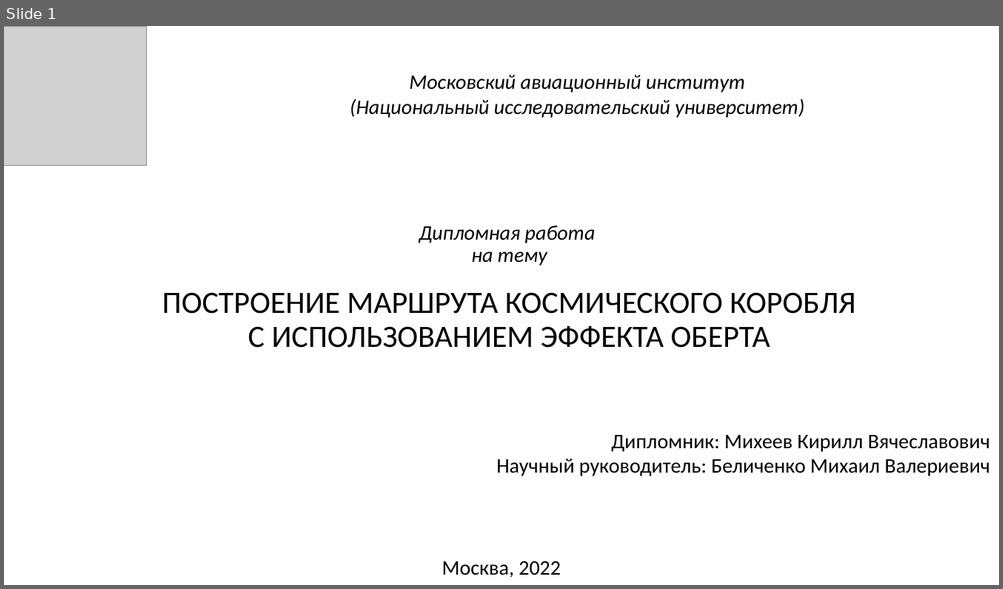
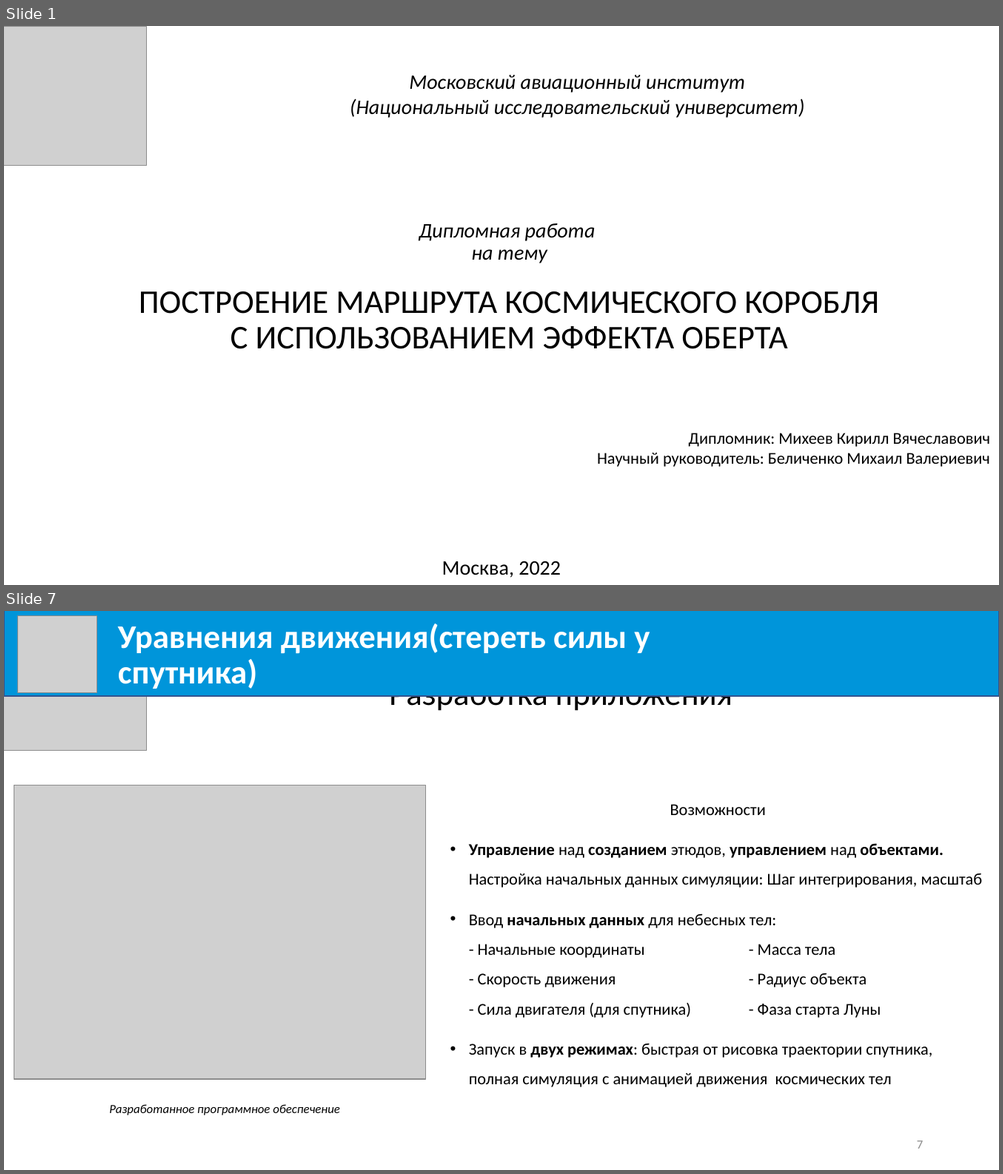
Before and after one commit to Milirik/diploma, a slide deck: Mikheev-K_V.pptx. Shown one above the other, each under a label of ours: slide 1 before the commit, slides 1 and 7 after it; the slides between them are not shown. The pictures are 1003x589 and 1003x1174 pixels, drawn with LibreOffice and Linux fonts; fonts in the diff are those of the drawing; grey boxes stand for pictures. Boxes give left, top, right and bottom in pixels: in the first picture for what was removed or moved away, otherwise in the second. Text is boxed around its words. In the diff, an @@ line names an element or a change of style, - is before the commit and + after.

```diff
--- a/Mikheev-K_V.pptx
+++ b/Mikheev-K_V.pptx
@@ slide 7 added at [4,611,999,1170], background #FFFFFF @@
@@ picture added at [4,612,147,751] @@
@@ rectangle added at [4,611,999,696], fill #0095DA, outline #325491 1 pt @@
@@ picture added at [17,616,97,693] @@
@@ text added at [118,624,649,689], 32 pt, text #FFFFFF, bold @@
+Уравнения движения(стереть силы у спутника)
@@ title added at [389,695,732,714], 32 pt, text #000000 @@
+Разработка приложения
@@ picture added at [14,786,426,1079] @@
@@ text added at [469,804,982,1088], 16 pt, text #000000 @@
+Возможности
+• Управление над созданием этюдов, управлением над объектами.
+  Настройка начальных данных симуляции: Шаг интегрирования, масштаб
+• Ввод начальных данных для небесных тел:
+  - Начальные координаты - Масса тела
+  - Скорость движения - Радиус объекта
+  - Сила двигателя (для спутника) - Фаза старта Луны
+• Запуск в двух режимах: быстрая от рисовка траектории спутника, полная симуляция с анимацией движения космических тел
@@ text added at [109,1105,340,1116], 12 pt, text #000000, italic @@
+Разработанное программное обеспечение
@@ page number added at [916,1141,922,1149], 12 pt, text #898989 @@
+7
@@ slide 1 changed as well @@
@@ title "Дипломная работа на тему ПОСТРОЕНИЕ ..." at [139,224,879,349]: size 30 to 32 pt in "ПОСТРОЕНИЕ МАРШРУТА КОСМИЧЕСКОГО КОРОБЛЯ С ИСПОЛЬЗОВАНИЕМ ЭФ ..." @@
@@ text "Дипломник: Михеев Кирилл Вячеславович" at [597,433,990,467]: size 20 to 16 pt @@
```
Also in this commit, not shown: 1 other slide changed, 10 other slides added, 19 slides removed, 2 other files.
